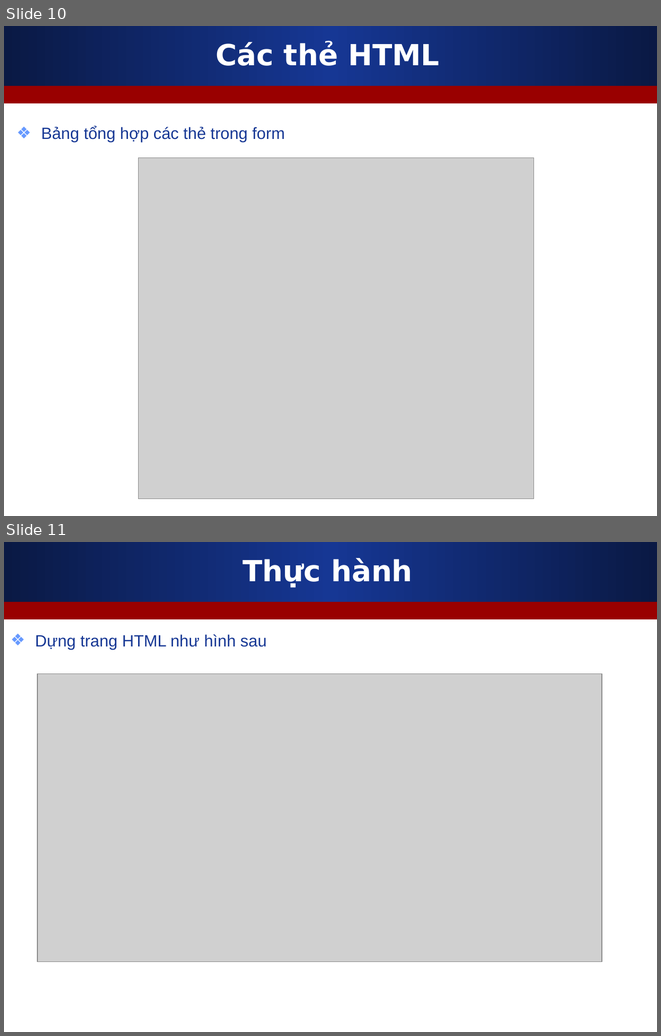
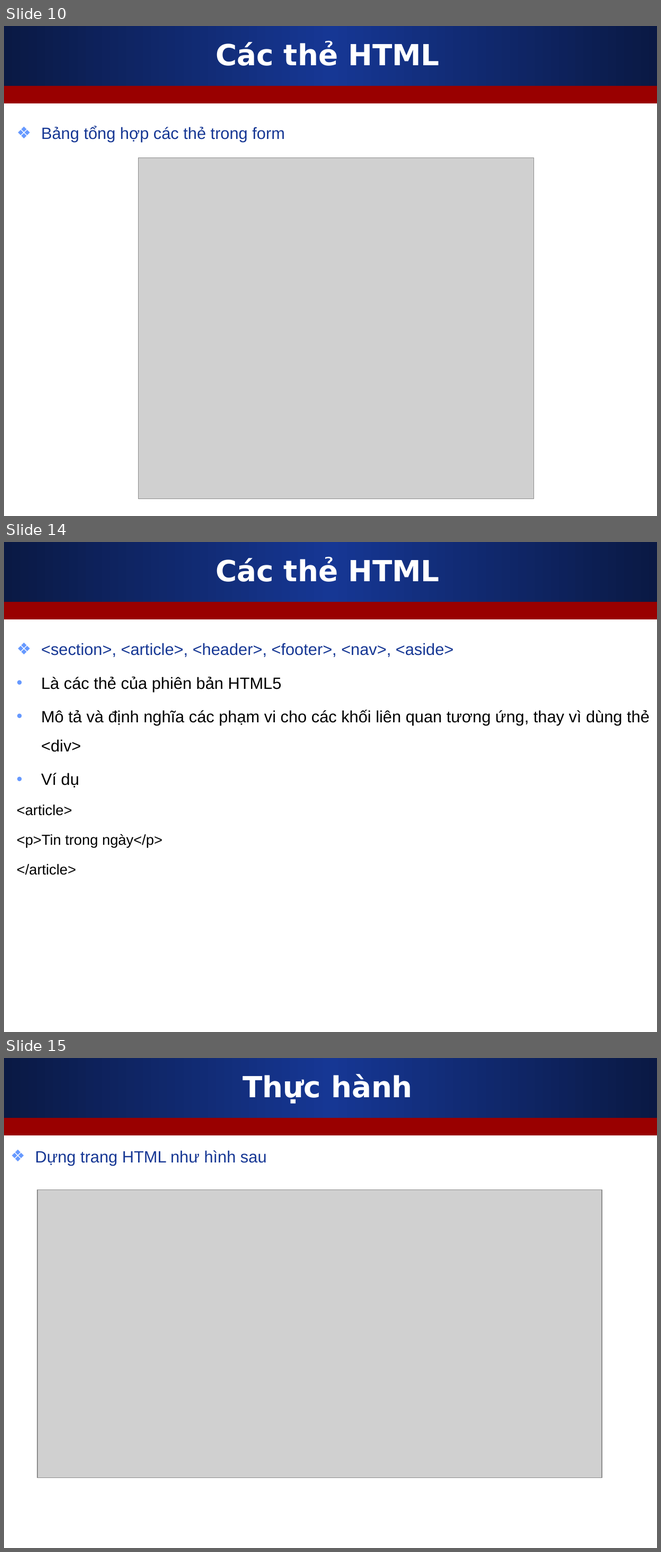
Before and after one commit to nguyenvietmanhit/phpfrontend09, a slide deck: Day01_HTML/Slides/2_HTML_can_ban.ppt. Shown one above the other, each under a label of ours: slides 10 and 11 before the commit, slides 10, 14 and 15 after it; the slides between them are not shown. The pictures are 661x1036 and 661x1552 pixels, drawn with LibreOffice and Linux fonts; fonts in the diff are those of the drawing; grey boxes stand for pictures. Boxes give left, top, right and bottom in pixels: in the first picture for what was removed or moved away, otherwise in the second. Text is boxed around its words. In the diff, an @@ line names an element or a change of style, - is before the commit and + after.

Commit message:
Noi dung ngay hoc dau tien: Gioi thieu khoa hoc va 1 so the HTML can ban

```diff
--- a/Day01_HTML/Slides/2_HTML_can_ban.ppt
+++ b/Day01_HTML/Slides/2_HTML_can_ban.ppt
@@ slide 14 added at (x1=4, y1=542, x2=657, y2=1032), background #FFFFFF; not listed: 2 template elements that a slide beside it also shows @@
@@ title added at (x1=215, y1=557, x2=440, y2=582), 32 pt, text #FFFFFF, bold @@
+Các thẻ HTML
@@ text added at (x1=17, y1=643, x2=650, y2=875), 18 pt, text #000000 @@
+❖ <section>, <article>, <header>, <footer>, <nav>, <aside>
+• Là các thẻ của phiên bản HTML5
+• Mô tả và định nghĩa các phạm vi cho các khối liên quan tương ứng, thay vì dùng thẻ <div>
+• Ví dụ
+<article>
+<p>Tin trong ngày</p>
+</article>
@@ what was slide 11 is now slide 15 @@
```
Also in this commit, not shown: 1 slide changed, 3 other slides added, 1 other file.
